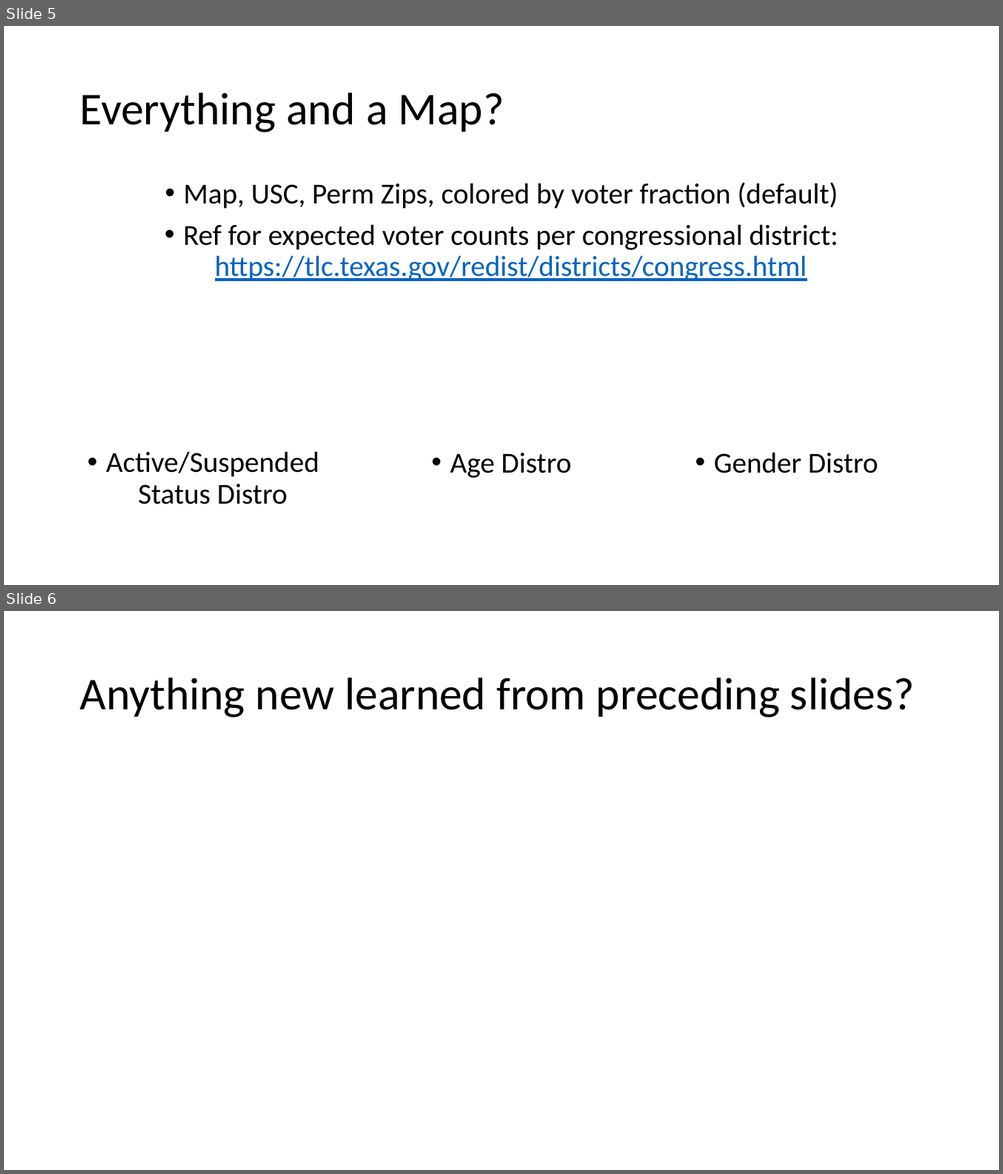
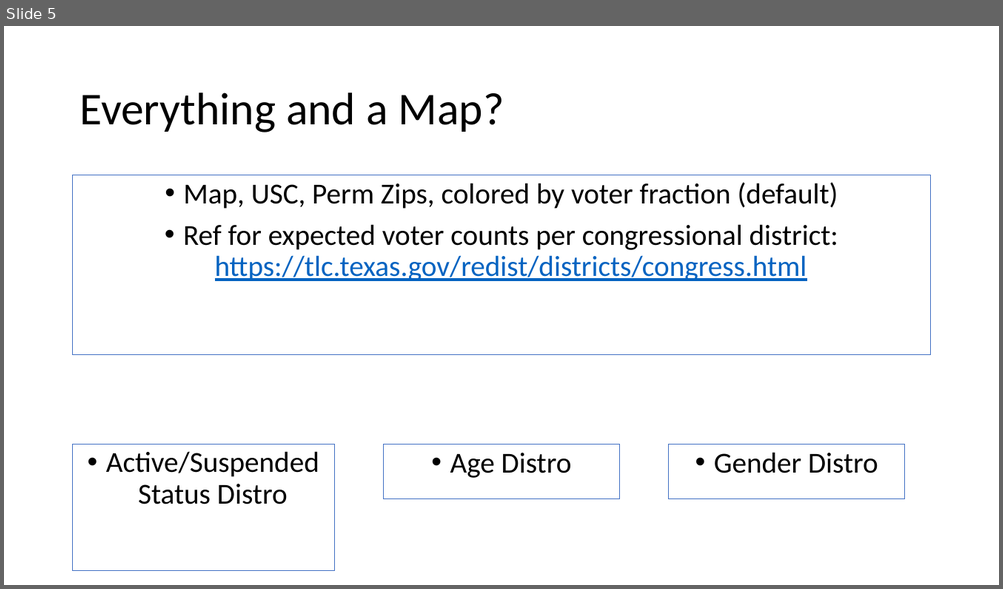
Before and after one commit to emigre459/TXVoterRolls, a slide deck: Viz_Storyboard.pptx. Shown one above the other, each under a label of ours: slides 5 and 6 before the commit, slide 5 after it. The pictures are 1003x1174 and 1003x589 pixels, drawn with LibreOffice and Linux fonts; fonts in the diff are those of the drawing. Boxes give left, top, right and bottom in pixels: in the first picture for what was removed or moved away, otherwise in the second. Text is boxed around its words. In the diff, an @@ line names an element or a change of style, - is before the commit and + after.

```diff
--- a/Viz_Storyboard.pptx
+++ b/Viz_Storyboard.pptx
@@ slide 6 removed at <box>4,611,999,1170</box>, background #FFFFFF @@
@@ title removed at <box>79,678,914,718</box> @@
-Anything new learned from preceding slides?
@@ slide 5 changed as well @@
@@ 3 rectangles, 1 text: place and size @@
-3 rectangles, 1 text at <box>106,182,878,505</box>
+3 rectangles, 1 text at <box>73,175,930,572</box>
@@ outline none to #4472C4 0.75 pt in 4 elements at <box>73,175,930,355</box>, <box>73,445,335,572</box>, <box>383,445,620,500</box>, <box>669,445,905,500</box> @@
```
Also in this commit, not shown: 4 other slides changed, 5 other files.
